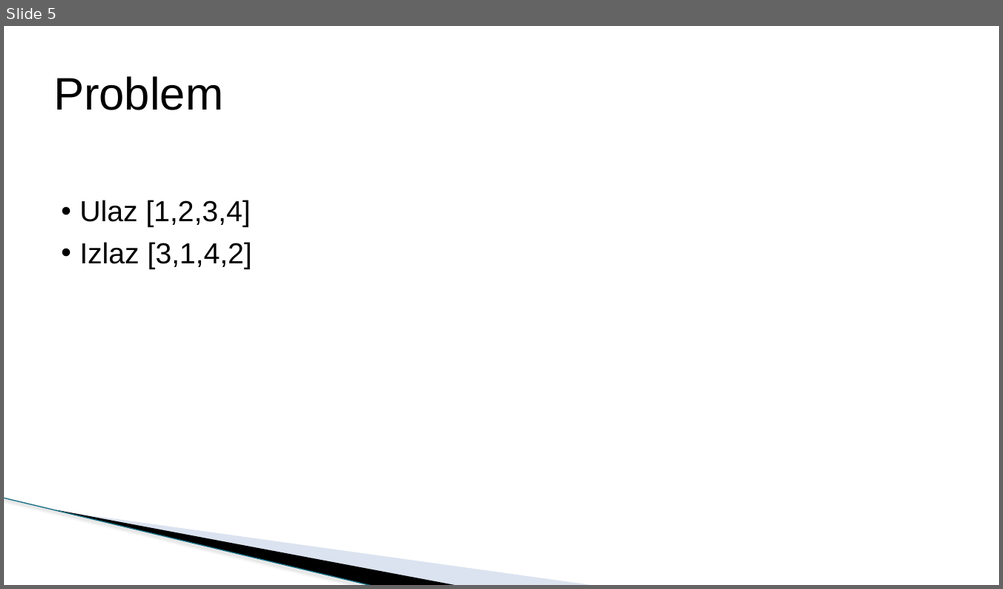
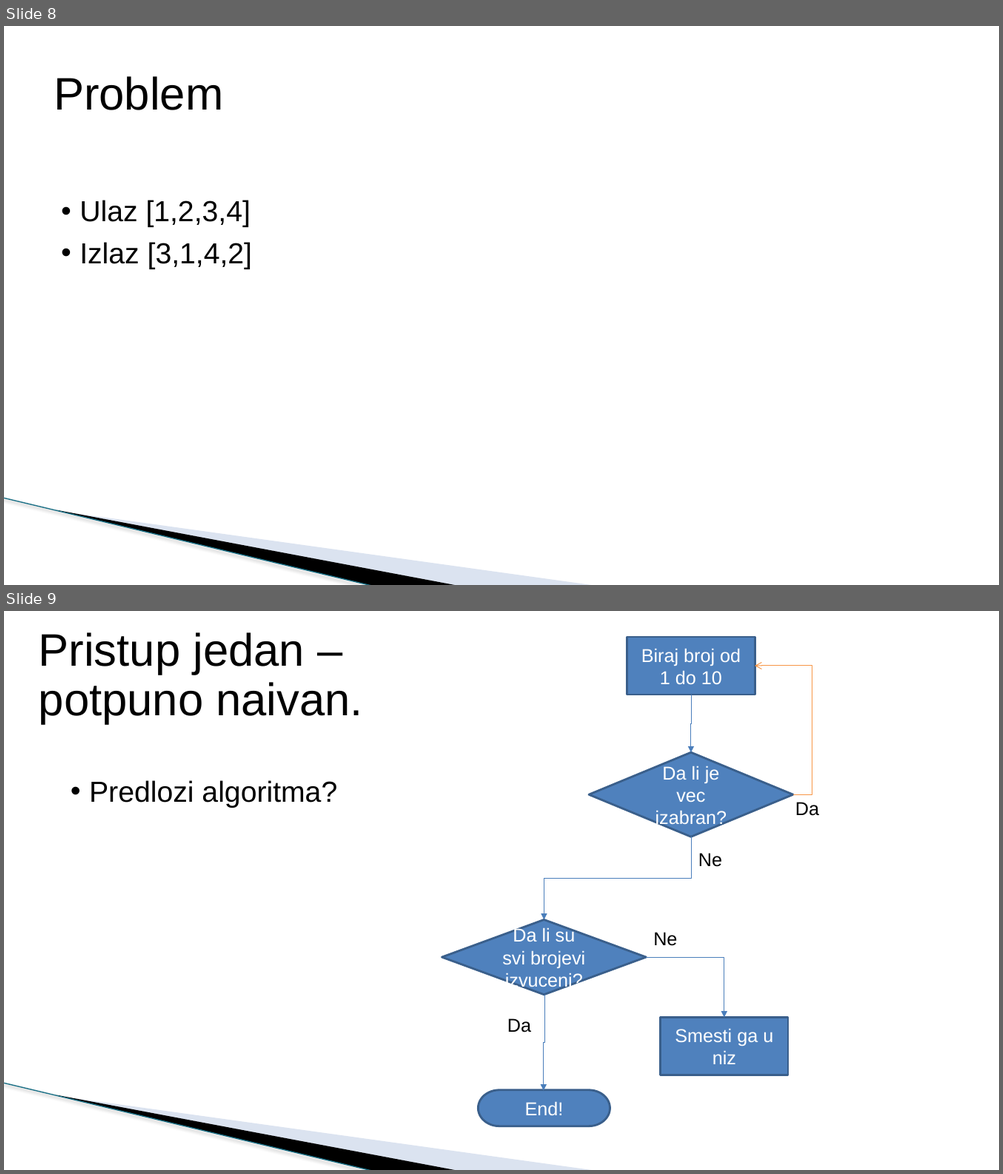
Before and after one commit to todalexcode/kurs-front-end, a slide deck: sesija-16/PPT/Front-End Developer-16.pptx. Shown one above the other, each under a label of ours: slide 5 before the commit, slides 8 and 9 after it. The pictures are 1003x589 and 1003x1174 pixels, drawn with LibreOffice and Linux fonts; fonts in the diff are those of the drawing; background and template pictures are left out. Boxes give left, top, right and bottom in pixels: in the first picture for what was removed or moved away, otherwise in the second. Text is boxed around its words. In the diff, an @@ line names an element or a change of style, - is before the commit and + after.

```diff
--- a/sesija-16/PPT/Front-End Developer-16.pptx
+++ b/sesija-16/PPT/Front-End Developer-16.pptx
@@ slide 9 added at (4,611,999,1170), background #FFFFFF; not listed: 3 template elements that a slide beside it also shows @@
@@ title added at (39,632,363,723), 44 pt, text #000000 @@
+Pristup jedan – potpuno naivan.
@@ text added at (89,780,337,808), 28 pt, text #000000 @@
+• Predlozi algoritma?
@@ group added at (442,637,819,1127): 5 elbow arrows, 4 texts, 2 rectangles, 2 diamonds, 1 pill shape @@
+Biraj broj od 1 do 10
+Da li je vec izabran?
+Da
+Smesti ga u niz
+Ne
+Da li su svi brojevi izvuceni?
+Ne
+Da
+End!
@@ what was slide 5 is now slide 8 @@
```
Also in this commit, not shown: 1 slide changed, 6 other slides added, 1 other file.
